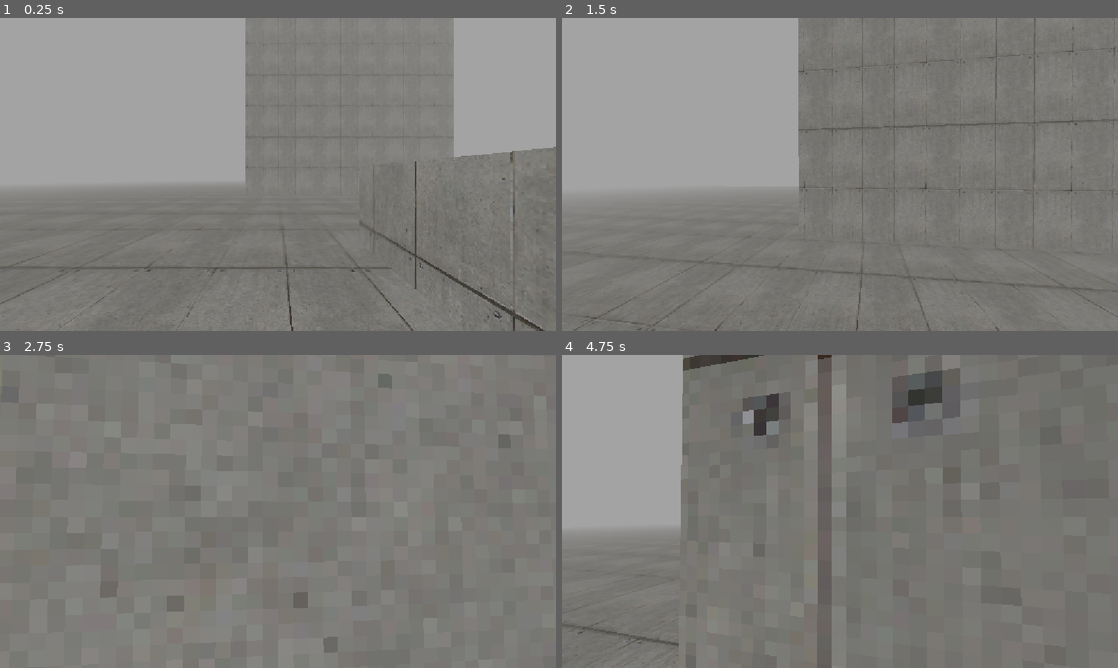
Above: before the commit, frames 1-4 (two rows, left to right).
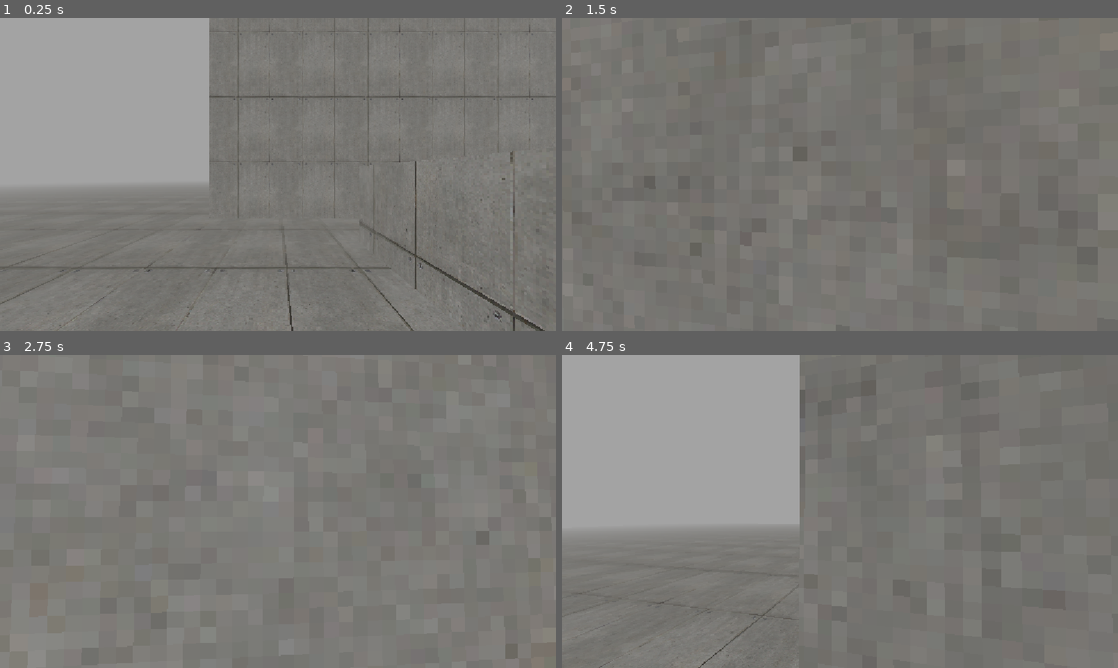
Above: after the commit, the same moments.

Repository: hirqshi/horseshoe
Game: Godot game, scene res://test/movement_test.tscn
Same seed, same stepped clock (60 frames per second), same inputs: the game is played once before the commit and once after it. The project has no main scene, so this scene is started directly.
Inputs (mouse positions are in pixels of both pictures, inside the frame that each line leads up to):
- Up to frame 1 (0.25 s): no input
- Up to frame 2 (1.5 s): tap Enter at 0.5 s; move the mouse to (867, 174) at 0.52 s; hold Ctrl (slide) 0.53-1.28 s; hold W (move_forward) from 0.53 s (still down); tap Space (jump) at 0.77 s; move the mouse to (812, 174) at 1.27 s; tap Shift (walk) at 1.35 s
- Up to frame 3 (2.75 s): keep holding W (move_forward); tap Space (jump) at 1.52 s; move the mouse to (289, 505) at 2.02 s; hold Ctrl (slide) from 2.03 s (still down)
- Up to frame 4 (4.75 s): keep holding W (move_forward); tap Space (jump) at 2.75, 3.02, 3.77, 4.52 s; move the mouse to (834, 517) at 2.77 s; release Ctrl (slide) at 2.78 s; tap Shift (walk) at 2.85, 4.35 s; move the mouse to (878, 514) at 3.52 s; hold Ctrl (slide) 3.53-4.28 s; move the mouse to (795, 508) at 4.27 s

The runs differ from the first frame. In frame 1, 12% of the frame differs, in the area x 37-100%, y 0-64%; in frame 2, 26%, in the area x 0-100%, y 0-100%; in frame 3, 0.4%; in frame 4, 14%.

Commit message:
added wallrun

Diff:
--- /dev/null
+++ b/data/movement/default_wallrun_config.tres
@@ -0,0 +1,9 @@
+[gd_resource type="Resource" script_class="WallrunConfig" format=3 uid="uid://je7gkx0v4tn1"]
+
+[ext_resource type="Script" uid="uid://tohot5wggfaj" path="res://player/movement/states/wallrun_config.gd" id="1_nfth0"]
+
+[resource]
+script = ExtResource("1_nfth0")
+duration_s = 2.0
+fall_delay_s = 0.08
+metadata/_custom_type_script = "uid://tohot5wggfaj"
--- a/player/actions/action_controller.gd
+++ b/player/actions/action_controller.gd
@@ -48,3 +48,9 @@
 
 func has_active_action() -> bool:
 	return _active_action != null
+
+func blocks_locomotion_transition() -> bool:
+	return (
+		_active_action != null
+		and _active_action.blocks_locomotion_transition()
+	)
--- a/player/actions/grounding/grounding_action.gd
+++ b/player/actions/grounding/grounding_action.gd
@@ -64,3 +64,6 @@
 		return
 
 	grounding_landed.emit(impact_speed_mps)
+
+func blocks_locomotion_transition() -> bool:
+	return true
--- a/player/actions/movement_action.gd
+++ b/player/actions/movement_action.gd
@@ -15,3 +15,6 @@
 
 func finish(_context: MovementContext) -> void:
 	pass
+
+func blocks_locomotion_transition() -> bool:
+	return false
--- a/player/movement/movement_motor.gd
+++ b/player/movement/movement_motor.gd
@@ -18,6 +18,9 @@
 )
 @onready var _action_controller: ActionController = (
 	get_node_or_null("ActionController") as ActionController
+)
+@onready var _wallrun_state: WallrunLocomotionState = (
+	get_node_or_null("WallrunState") as WallrunLocomotionState
 )
 
 var _body: CharacterBody3D
@@ -57,8 +60,12 @@
 		set_physics_process(false)
 		return
 
-	if _grounded_state == null or _airborne_state == null:
-		push_error("MovementMotor requires GroundedState and AirborneState.")
+	if _grounded_state == null \
+			or _airborne_state == null \
+			or _wallrun_state == null:
+		push_error(
+			"MovementMotor requires GroundedState, AirborneState and WallrunState."
+		)
 		set_physics_process(false)
 		return
 
@@ -88,7 +95,6 @@
 	var current_time_s: float = Time.get_ticks_msec() * 0.001
 	var pre_move_vertical_speed_mps: float = _body.velocity.y
 
-	sensors.update_contacts()
 	_player_input.update_from_input()
 	_context.update(delta, current_time_s)
 
@@ -102,8 +108,14 @@
 	_body.velocity = _context.velocity
 	_body.move_and_slide()
 
+	_context.velocity = _body.velocity
+
+	sensors.update_contacts()
 	_process_post_move(pre_move_vertical_speed_mps)
+	_wallrun_state.update_reentry_cooldown(delta)
 	_update_locomotion_state()
+
+	_body.velocity = _context.velocity
 
 func _update_grounded_time(current_time_s: float) -> void:
 	if _context.is_grounded:
@@ -150,6 +162,12 @@
 
 	if _body.is_on_floor():
 		next_state = _grounded_state
+	elif _active_state == _wallrun_state \
+			and not _wallrun_state.can_continue(_context):
+		next_state = _airborne_state
+	elif not _action_controller.blocks_locomotion_transition() \
+			and _wallrun_state.can_enter(_context):
+		next_state = _wallrun_state
 	else:
 		next_state = _airborne_state
 
--- a/player/movement/states/locomotion_state.gd
+++ b/player/movement/states/locomotion_state.gd
@@ -7,5 +7,11 @@
 func exit(_context: MovementContext) -> void:
 	pass
 
+func can_enter(_context: MovementContext) -> bool:
+	return false
+
+func can_continue(_context: MovementContext) -> bool:
+	return true
+
 func physics_tick(_context: MovementContext) -> StringName:
 	return &""
--- /dev/null
+++ b/player/movement/states/wallrun_config.gd
@@ -0,0 +1,22 @@
+class_name WallrunConfig
+extends Resource
+
+@export_category("timing")
+@export var duration_s: float = 1.10
+@export var reentry_cooldown_s: float = 0.12
+@export var fall_delay_s: float = 0.18
+
+@export_category("horizontal movement")
+@export var steering_acceleration_mps2: float = 20.0
+@export var minimum_control_speed_mps: float = 7.0
+
+@export_category("vertical movement")
+@export_range(0.0, 2.0, 0.01) var gravity_multiplier: float = 0.75
+@export var max_fall_speed_mps: float = 18.0
+@export_range(0.0, 1.0, 0.01)
+var entry_upward_velocity_retention: float = 0.35
+
+@export var max_entry_upward_speed_mps: float = 3.5
+
+@export_category("contact")
+@export_range(-1.0, 1.0, 0.01) var minimum_normal_alignment: float = 0.65
--- /dev/null
+++ b/player/movement/states/wallrun_locomotion_state.gd
@@ -0,0 +1,158 @@
+class_name WallrunLocomotionState
+extends LocomotionState
+
+const ID: StringName = &"wallrun"
+
+@export var config: WallrunConfig
+
+var _wall_normal: Vector3 = Vector3.ZERO
+var _elapsed_time_s: float = 0.0
+var _reentry_cooldown_remaining_s: float = 0.0
+
+func _ready() -> void:
+	if config == null:
+		push_error("WallrunLocomotionState requires WallrunConfig.")
+		set_process(false)
+
+func enter(context: MovementContext) -> void:
+	var wall_contact: WallContact = context.sensors.get_best_wall()
+
+	_wall_normal = wall_contact.normal.normalized()
+	_elapsed_time_s = 0.0
+
+	if context.velocity.y <= 0.0:
+		return
+
+	context.velocity.y = minf(
+		context.velocity.y
+		* config.entry_upward_velocity_retention,
+		config.max_entry_upward_speed_mps
+	)
+
+func exit(_context: MovementContext) -> void:
+	if _elapsed_time_s >= config.duration_s:
+		_reentry_cooldown_remaining_s = config.reentry_cooldown_s
+
+	_wall_normal = Vector3.ZERO
+	_elapsed_time_s = 0.0
+
+func can_enter(context: MovementContext) -> bool:
+
+	if _reentry_cooldown_remaining_s > 0.0:
+		return false
+
+	if context.body.is_on_floor():
+		return false
+
+	var wall_contact: WallContact = context.sensors.get_best_wall()
+	return wall_contact.is_valid()
+
+func can_continue(context: MovementContext) -> bool:
+	if context.body.is_on_floor():
+		return false
+
+	if _elapsed_time_s >= config.duration_s:
+		return false
+
+	var wall_contact: WallContact = context.sensors.get_best_wall()
+
+	if not wall_contact.is_valid():
+		return false
+
+	var normal_alignment: float = wall_contact.normal.dot(_wall_normal)
+
+	return normal_alignment >= config.minimum_normal_alignment
+
+func physics_tick(context: MovementContext) -> StringName:
+	if not can_continue(context):
+		return &""
+
+	_elapsed_time_s += context.delta
+
+	_apply_horizontal_movement(context)
+	_apply_vertical_movement(context)
+
+	return &""
+
+func update_reentry_cooldown(delta: float) -> void:
+	_reentry_cooldown_remaining_s = maxf(
+		_reentry_cooldown_remaining_s - delta,
+		0.0
+	)
+
+func get_wall_normal() -> Vector3:
+	return _wall_normal
+
+func _apply_horizontal_movement(context: MovementContext) -> void:
+	var current_horizontal: Vector3 = context.get_horizontal_velocity()
+
+	var normal_speed_mps: float = current_horizontal.dot(_wall_normal)
+
+	var wall_parallel_velocity: Vector3 = (
+		current_horizontal
+		- _wall_normal * normal_speed_mps
+	)
+
+	var world_input_direction: Vector3 = context.get_wish_direction()
+	var wall_input_direction: Vector3 = (
+		world_input_direction
+		- _wall_normal
+		* world_input_direction.dot(_wall_normal)
+	)
+
+	if wall_input_direction.is_zero_approx():
+		context.set_horizontal_velocity(wall_parallel_velocity)
+		return
+
+	wall_input_direction = wall_input_direction.normalized()
+
+	var target_speed_mps: float = maxf(
+		wall_parallel_velocity.length(),
+		maxf(
+			context.get_target_speed_mps(),
+			config.minimum_control_speed_mps
+		)
+	)
+
+	var target_velocity: Vector3 = (
+		wall_input_direction
+		* target_speed_mps
+	)
+
+	wall_parallel_velocity = wall_parallel_velocity.move_toward(
+		target_velocity,
+		config.steering_acceleration_mps2 * context.delta
+	)
+
+	context.set_horizontal_velocity(wall_parallel_velocity)
+
+func _apply_vertical_movement(context: MovementContext) -> void:
+	var fall_elapsed_s: float = maxf(
+		_elapsed_time_s - config.fall_delay_s,
+		0.0
+	)
+
+	var fall_duration_s: float = maxf(
+		config.duration_s - config.fall_delay_s,
+		0.001
+	)
+
+	var fall_progress: float = clampf(
+		fall_elapsed_s / fall_duration_s,
+		0.0,
+		1.0
+	)
+
+	var current_gravity_multiplier: float = lerpf(
+		0.0,
+		config.gravity_multiplier,
+		fall_progress
+	)
+
+	context.velocity.y = maxf(
+		context.velocity.y
+		- context.config.gravity_mps2
+		* current_gravity_multiplier
+		* context.delta,
+		-config.max_fall_speed_mps
+	)
--- a/player/player.tscn
+++ b/player/player.tscn
@@ -7,7 +7,9 @@
 [ext_resource type="Script" uid="uid://bbnjlu8xn4wx3" path="res://player/movement/states/grounded_locomotion_state.gd" id="5_boad6"]
 [ext_resource type="Script" uid="uid://cpw6cl28g505q" path="res://player/sensors/player_sensors.gd" id="5_qjkh3"]
 [ext_resource type="Script" uid="uid://bgrcyb2s8mgwb" path="res://player/movement/states/airborne_locomotion_state.gd" id="6_rgyib"]
+[ext_resource type="Script" uid="uid://deqe6hcron7wf" path="res://player/movement/states/wallrun_locomotion_state.gd" id="7_e7oew"]
 [ext_resource type="Script" uid="uid://y5oaj8gqj3l8" path="res://player/actions/action_controller.gd" id="8_8t03j"]
+[ext_resource type="Resource" uid="uid://je7gkx0v4tn1" path="res://data/movement/default_wallrun_config.tres" id="8_c35mf"]
 [ext_resource type="Script" uid="uid://dcg5etkq4idhh" path="res://player/actions/dash/dash_action.gd" id="9_2ieo8"]
 [ext_resource type="Script" uid="uid://dx1e22ufcmubo" path="res://player/actions/grounding/grounding_action.gd" id="10_32hag"]
 [ext_resource type="Resource" uid="uid://bti7l146y8ekq" path="res://data/movement/default_dash_config.tres" id="10_ebec5"]
@@ -55,6 +57,10 @@
 [node name="AirborneState" type="Node" parent="MovementMotor" unique_id=1317175401]
 script = ExtResource("6_rgyib")
 
+[node name="WallrunState" type="Node" parent="MovementMotor" unique_id=1877129951]
+script = ExtResource("7_e7oew")
+config = ExtResource("8_c35mf")
+
 [node name="ActionController" type="Node" parent="MovementMotor" unique_id=972487612]
 script = ExtResource("8_8t03j")
 
@@ -73,8 +79,16 @@
 [node name="CrouchAction" type="Node" parent="MovementMotor/ActionController" unique_id=1004303175]
 script = ExtResource("10_yllr7")
 
-[node name="PlayerSensors" type="Node" parent="." unique_id=1562123672]
+[node name="PlayerSensors" type="Node3D" parent="." unique_id=1942310472 node_paths=PackedStringArray("wall_probe_left", "wall_probe_right")]
 script = ExtResource("5_qjkh3")
+wall_probe_left = NodePath("WallProbeLeft")
+wall_probe_right = NodePath("WallProbeRight")
+
+[node name="WallProbeRight" type="RayCast3D" parent="PlayerSensors" unique_id=38116208]
+target_position = Vector3(0.5, 0, 0)
+
+[node name="WallProbeLeft" type="RayCast3D" parent="PlayerSensors" unique_id=1736438328]
+target_position = Vector3(-0.5, 0, 0)
 
 [node name="PlayerStance" type="Node" parent="." unique_id=855263564 node_paths=PackedStringArray("standing_collider", "crouching_collider", "head")]
 script = ExtResource("11_2ieo8")
--- a/player/sensors/player_sensors.gd
+++ b/player/sensors/player_sensors.gd
@@ -1,13 +1,17 @@
 class_name PlayerSensors
-extends Node
+extends Node3D
 
 @export_category("collision")
 @export var traversal_collision_mask: int = 1
 
-@export_category("wall probe")
+@export_category("wall probes")
+@export var wall_probe_left: RayCast3D
+@export var wall_probe_right: RayCast3D
 @export var wall_probe_height_m: float = 1.1
 @export var wall_probe_distance_m: float = 0.7
 @export_range(0.0, 1.0, 0.01) var max_wall_normal_y: float = 0.2
+
+@export var is_wall_probe_debug_enabled: bool = false
 
 var _body: CharacterBody3D
 var _left_wall: WallContact = WallContact.new()
@@ -19,13 +23,37 @@
 	if _body == null:
 		push_error("PlayerSensors must be a child of CharacterBody3D.")
 		set_process(false)
+		return
+
+	if wall_probe_left == null or wall_probe_right == null:
+		push_error("PlayerSensors requires left and right wall probes.")
+		set_process(false)
+		return
+
+	_setup_wall_probe(
+		wall_probe_left,
+		Vector3.LEFT * wall_probe_distance_m
+	)
+	_setup_wall_probe(
+		wall_probe_right,
+		Vector3.RIGHT * wall_probe_distance_m
+	)
 
 func update_contacts() -> void:
-	if _body == null:
-		return
+	wall_probe_left.force_raycast_update()
+	wall_probe_right.force_raycast_update()
 
-	_left_wall = _query_wall(WallContact.Side.LEFT)
-	_right_wall = _query_wall(WallContact.Side.RIGHT)
+	_left_wall = _read_wall_probe(
+		wall_probe_left,
+		WallContact.Side.LEFT
+	)
+	_right_wall = _read_wall_probe(
+		wall_probe_right,
+		WallContact.Side.RIGHT
+	)
+	if is_wall_probe_debug_enabled:
+		_debug_wall_probe(wall_probe_left, "left")
+		_debug_wall_probe(wall_probe_right, "right")
 
 func get_left_wall() -> WallContact:
 	return _left_wall
@@ -37,6 +65,7 @@
 	if _left_wall.is_valid() and _right_wall.is_valid():
 		if _left_wall.distance_m <= _right_wall.distance_m:
 			return _left_wall
+
 		return _right_wall
 
 	if _left_wall.is_valid():
@@ -44,64 +73,70 @@
 
 	return _right_wall
 
-func _query_wall(side: int) -> WallContact:
-	var origin: Vector3 = (
-		_body.global_position
-		+ Vector3.UP * wall_probe_height_m
-	)
+func _setup_wall_probe(
+	probe: RayCast3D,
+	target_position: Vector3
+) -> void:
+	probe.position = Vector3.UP * wall_probe_height_m
+	probe.target_position = target_position
+	probe.collision_mask = traversal_collision_mask
+	probe.collide_with_areas = false
+	probe.collide_with_bodies = true
+	probe.enabled = true
+	probe.add_exception(_body)
 
-	var direction: Vector3 = _get_side_direction(side)
-	var hit: Dictionary = _raycast(
-		origin,
-		origin + direction * wall_probe_distance_m
-	)
-
-	if hit.is_empty():
+func _read_wall_probe(
+	probe: RayCast3D,
+	side: int
+) -> WallContact:
+	if not probe.is_colliding():
 		return WallContact.new()
 
-	var normal: Vector3 = hit["normal"]
+	var normal: Vector3 = probe.get_collision_normal()
+
 	if absf(normal.y) > max_wall_normal_y:
 		return WallContact.new()
 
-	var collider: CollisionObject3D = hit["collider"] as CollisionObject3D
-	if collider == null:
+	var collider: Object = probe.get_collider()
+	if not is_instance_valid(collider):
 		return WallContact.new()
 
 	var contact: WallContact = WallContact.new()
 	contact.side = side
-	contact.point = hit["position"]
-	contact.normal = normal
-	contact.distance_m = origin.distance_to(contact.point)
+	contact.point = probe.get_collision_point()
+	contact.normal = normal.normalized()
+	contact.distance_m = probe.global_position.distance_to(contact.point)
 	contact.collider = collider
 
 	return contact
 
-func _get_side_direction(side: int) -> Vector3:
-	var right: Vector3 = _body.global_basis.x
-	right.y = 0.0
-	right = right.normalized()
+func _debug_wall_probe(
+	probe: RayCast3D,
+	probe_name: String
+) -> void:
+	var from: Vector3 = probe.global_position
+	var to: Vector3 = probe.to_global(probe.target_position)
 
-	if side == WallContact.Side.LEFT:
-		return -right
-
-	return right
-
-func _raycast(from: Vector3, to: Vector3) -> Dictionary:
-	var query: PhysicsRayQueryParameters3D = (
-		PhysicsRayQueryParameters3D.create(
+	print(
+		"%s | player: %s | probe: %s -> %s | hit: %s"
+		% [
+			probe_name,
+			_body.global_position,
 			from,
 			to,
-			traversal_collision_mask,
-			[_body.get_rid()]
-		)
+			probe.is_colliding(),
+		]
 	)
 
-	query.collide_with_areas = false
-	query.collide_with_bodies = true
-	query.hit_from_inside = false
+	if not probe.is_colliding():
+		return
 
-	var space_state: PhysicsDirectSpaceState3D = (
-		_body.get_world_3d().direct_space_state
+	print(
+		"%s hit | collider: %s | point: %s | normal: %s"
+		% [
+			probe_name,
+			probe.get_collider(),
+			probe.get_collision_point(),
+			probe.get_collision_normal(),
+		]
 	)
-
-	return space_state.intersect_ray(query)
--- a/player/sensors/wall_contact.gd
+++ b/player/sensors/wall_contact.gd
@@ -11,7 +11,7 @@
 var point: Vector3 = Vector3.ZERO
 var normal: Vector3 = Vector3.ZERO
 var distance_m: float = INF
-var collider: CollisionObject3D
+var collider: Object
 
 func is_valid() -> bool:
 	return side != Side.NONE and is_instance_valid(collider)
--- a/test/movement_test.tscn
+++ b/test/movement_test.tscn
@@ -89,9 +89,9 @@
 material = SubResource("StandardMaterial3D_6m30h")
 
 [node name="CSGBox3D7" type="CSGBox3D" parent="TestWorld" unique_id=1663849477]
-transform = Transform3D(1, 0, 0, 0, 1, 0, 0, 0, 1, 3.8595066, 3.8226452, -16.7131)
+transform = Transform3D(1, 0, 0, 0, 1, 0, 0, 0, 1, 13.352098, 3.8226452, -10.018558)
 use_collision = true
-size = Vector3(13.164398, 24.39627, 7.432617)
+size = Vector3(32.149582, 24.39627, 7.432617)
 material = SubResource("StandardMaterial3D_6m30h")
 
 [node name="CSGBox3D8" type="CSGBox3D" parent="TestWorld" unique_id=1659659683]
Not shown, added: player/movement/states/wallrun_config.gd.uid
Not shown, added: player/movement/states/wallrun_locomotion_state.gd.uid
